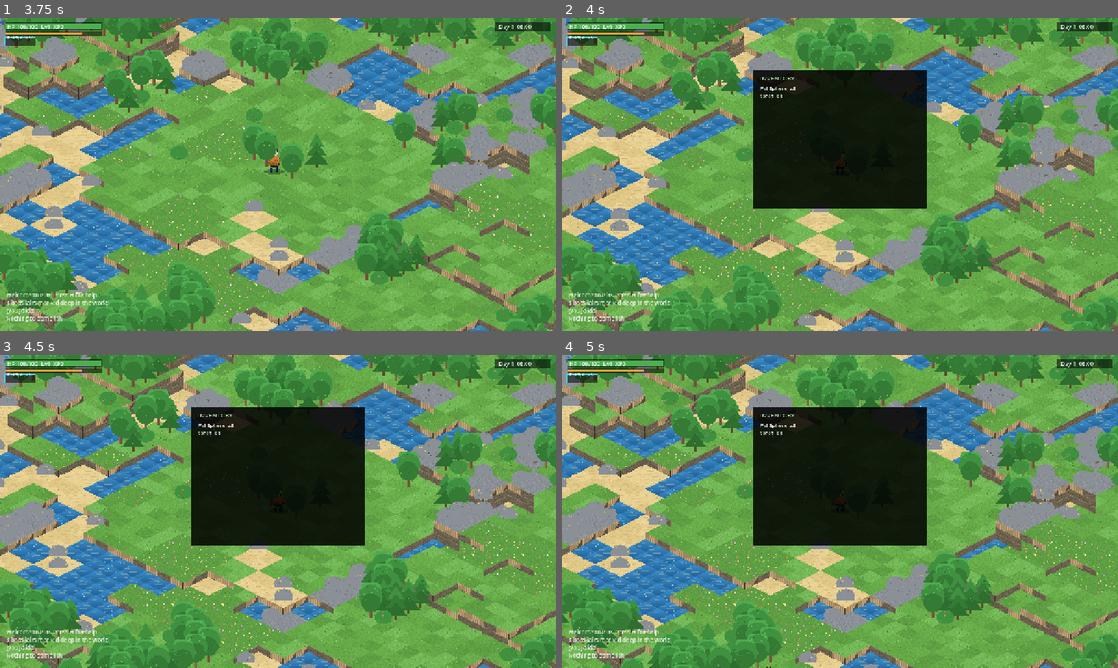
Above: before the commit, frames 1-4 (two rows, left to right).
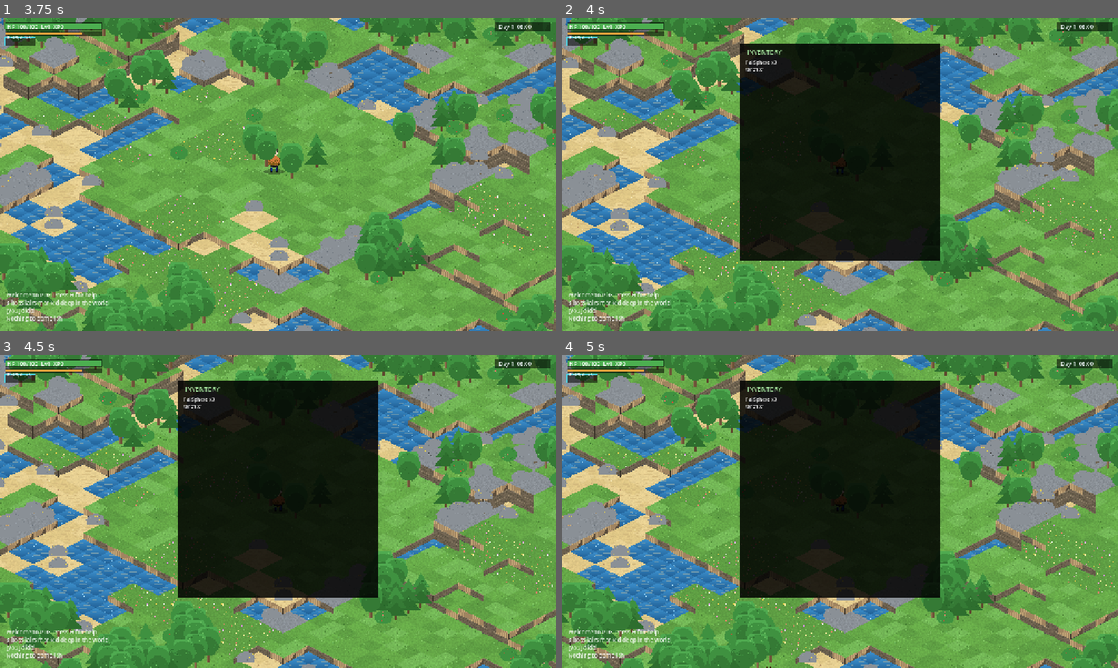
Above: after the commit, the same moments.

Repository: biggameking/PLG
Game: Godot game, scene res://scenes/main.tscn
The game is run twice, just before and just after one commit, with the same random seed, the same clock (stepped at 60 frames per second) and the same inputs.
Inputs (mouse positions are in pixels of both pictures, inside the frame that each line leads up to):
- Up to frame 1 (3.75 s): tap Enter at 0.5, 3.5 s; move the mouse to (400, 158) at 0.52 s; hold D (move_right) 0.53-1.25 s; hold I (inv) 0.53-1.25 s; click (400, 158) at 0.67 s; drag from (166, 190) to (250, 237) at 1.27 s; move the mouse to (333, 105) at 2.02 s; hold D (move_right) 2.03-2.75 s; hold B (build) 2.03-2.75 s; tap I (inv) at 2.3 s; tap Space (dodge) at 2.75 s; drag from (250, 237) to (111, 127) at 2.77 s; move the mouse to (444, 221) at 3.52 s; hold A (move_left) from 3.53 s (still down); hold X (demolish) from 3.53 s (still down)
- Up to frame 2 (4 s): keep holding A (move_left); keep holding X (demolish); tap I (inv) at 3.8 s
- Up to frame 3 (4.5 s): release A (move_left) at 4.25 s; release X (demolish) at 4.25 s; drag from (111, 464) to (194, 433) at 4.27 s
- Up to frame 4 (5 s): no input

Frame 1 is identical in both runs. In frame 2, 11% of the frame differs, in the area x 32-68%, y 8-78%; in frame 3, 11%; in frame 4, 11%.

Commit message:
audit round 197: inventory + palbox clipped long lists
59 item types and a growing box overflowed the small panels (same
class as the tech/craft clip). Both now two-column, taller layouts

Co-Authored-By: Devin AI <158243242+devin-ai-integration[bot]@users.noreply.github.com>

Diff:
--- a/src/hud.gd
+++ b/src/hud.gd
@@ -395,61 +395,68 @@
 			break
 
 func draw_inv(r: Vector2) -> void:
-	var rr := Rect2(r.x / 2 - 200, 120, 400, 320)
+	var rr := Rect2(r.x / 2 - 230, 60, 460, 500)
 	draw_rect(rr, Color(0, 0, 0, 0.85))
 	draw_string(font, Vector2(rr.position + Vector2(16, 24)), "INVENTORY", HORIZONTAL_ALIGNMENT_LEFT, -1, 14, Color("#a8e6a1"))
-	var y := rr.position.y + 46
 	var keys := game.items.keys()
 	keys.sort()
-	for k in keys:
+	var colw := 222.0
+	var rows: int = int((rr.size.y - 66) / 16) # ~27 rows per column
+	for ki in range(keys.size()):
+		var k: String = keys[ki]
+		var cx0: float = rr.position.x + 12 + (ki / rows) * colw
+		var y0: float = rr.position.y + 46 + (ki % rows) * 16
+		if cx0 + colw - 10 > rr.end.x: # third column would spill — stop
+			break
 		var nm: String = ItemData.ITEMS.get(k, {}).get("name", k)
 		var usable: bool = ItemData.ITEMS.get(k, {}).get("usable", false)
 		var equipable: bool = ItemData.ITEMS.get(k, {}).has("weapon") or ItemData.ITEMS.get(k, {}).has("armor")
-		var rect := Rect2(rr.position.x + 16, y - 12, 360, 18)
+		var rect := Rect2(cx0, y0 - 12, colw - 12, 16)
 		if equipable:
 			click_rects.append({"rect": rect, "act": "equip", "arg": k})
 			var slot := "weapon" if ItemData.ITEMS[k].has("weapon") else "armor"
-			nm += "  [equipped]" if game.player.equipment[slot] == k else "  [equip]"
+			nm += "  [eq'd]" if game.player.equipment[slot] == k else "  [eq]"
 		elif usable:
 			click_rects.append({"rect": rect, "act": "use_item", "arg": k})
 			nm += "  [use]"
-		draw_string(font, Vector2(rect.position.x, y), "%s  x%d" % [nm, game.items[k]],
-			HORIZONTAL_ALIGNMENT_LEFT, -1, 12, Color("#ffd76e") if usable else Color.WHITE)
-		y += 17
-		if y > rr.end.y - 14:
-			break
+		draw_string(font, Vector2(cx0, y0), "%s x%d" % [nm.left(16), game.items[k]],
+			HORIZONTAL_ALIGNMENT_LEFT, -1, 11, Color("#ffd76e") if usable else Color.WHITE)
 
 func draw_palbox(r: Vector2) -> void:
-	var rr := Rect2(r.x / 2 - 260, 100, 520, 380)
+	var rr := Rect2(r.x / 2 - 300, 40, 600, 540)
 	draw_rect(rr, Color(0, 0, 0, 0.85))
 	draw_string(font, Vector2(rr.position + Vector2(16, 24)), "PALBOX — click to swap party/base",
 		HORIZONTAL_ALIGNMENT_LEFT, -1, 14, Color("#4dd0e1"))
-	var y := rr.position.y + 48
+	var y := rr.position.y + 44
 	draw_string(font, Vector2(rr.position.x + 16, y), "PARTY", HORIZONTAL_ALIGNMENT_LEFT, -1, 12, Color("#c8f0d0"))
-	y += 20
+	y += 18
 	for uid in game.party:
 		var p := game.find_pal(uid)
 		if not p:
 			continue
-		var rect := Rect2(rr.position.x + 24, y - 12, 220, 18)
+		var rect := Rect2(rr.position.x + 24, y - 11, 250, 17)
 		click_rects.append({"rect": rect, "act": "party_in", "arg": uid})
-		draw_string(font, Vector2(rect.position.x, y), "%s %s%s Lv%d %s  HP%d/%d  %s" % [p.spec["name"], p.sex, star_str(p), p.level, passive_str(p), int(p.hp), int(p.max_hp), p.mode],
-			HORIZONTAL_ALIGNMENT_LEFT, -1, 12, Color.WHITE)
-		y += 19
-	y += 12
-	draw_string(font, Vector2(rr.position.x + 16, y), "BOX", HORIZONTAL_ALIGNMENT_LEFT, -1, 12, Color("#e8963c"))
-	y += 20
-	for bp in game.box:
-		var rect := Rect2(rr.position.x + 24, y - 12, 220, 18)
+		draw_string(font, Vector2(rect.position.x, y), "%s %s%s Lv%d %s HP%d/%d" % [p.spec["name"], p.sex, star_str(p), p.level, passive_str(p).left(14), int(p.hp), int(p.max_hp)],
+			HORIZONTAL_ALIGNMENT_LEFT, -1, 11, Color.WHITE)
+		y += 17
+	y += 10
+	draw_string(font, Vector2(rr.position.x + 16, y), "BOX (%d)" % game.box.size(), HORIZONTAL_ALIGNMENT_LEFT, -1, 12, Color("#e8963c"))
+	y += 18
+	var colw := 288.0
+	var rows: int = int((rr.end.y - y - 8) / 16)
+	for bi in range(game.box.size()):
+		var bp: Pal = game.box[bi]
+		var cx0: float = rr.position.x + 16 + (bi / rows) * colw
+		var y0: float = y + (bi % rows) * 16
+		if cx0 + colw - 8 > rr.end.x:
+			break
+		var rect := Rect2(cx0, y0 - 11, colw - 10, 16)
 		click_rects.append({"rect": rect, "act": "box_out", "arg": bp})
 		var ko: bool = bp.hp <= 0
-		var label := "%s %s%s Lv%d  HP%d/%d%s" % [bp.spec["name"], bp.sex, star_str(bp), bp.level,
-			int(maxi(0, bp.hp)), int(bp.max_hp), "  [KO %ds]" % int(maxi(0.0, bp.revive_t - game.t)) if ko else ""]
-		draw_string(font, Vector2(rect.position.x, y), label,
-			HORIZONTAL_ALIGNMENT_LEFT, -1, 12, Color("#d06a6a") if ko else Color("#c8d3d5"))
-		y += 19
-		if y > rr.end.y - 14:
-			break
+		var label := "%s %s%s Lv%d HP%d/%d%s" % [bp.spec["name"], bp.sex, star_str(bp), bp.level,
+			int(maxi(0, bp.hp)), int(bp.max_hp), " [KO %ds]" % int(maxi(0.0, bp.revive_t - game.t)) if ko else ""]
+		draw_string(font, Vector2(cx0, y0), label,
+			HORIZONTAL_ALIGNMENT_LEFT, -1, 11, Color("#d06a6a") if ko else Color("#c8d3d5"))
 
 func use_item(k: String) -> void:
 	match k:
Not shown, changed: tools/smoke_out.txt
